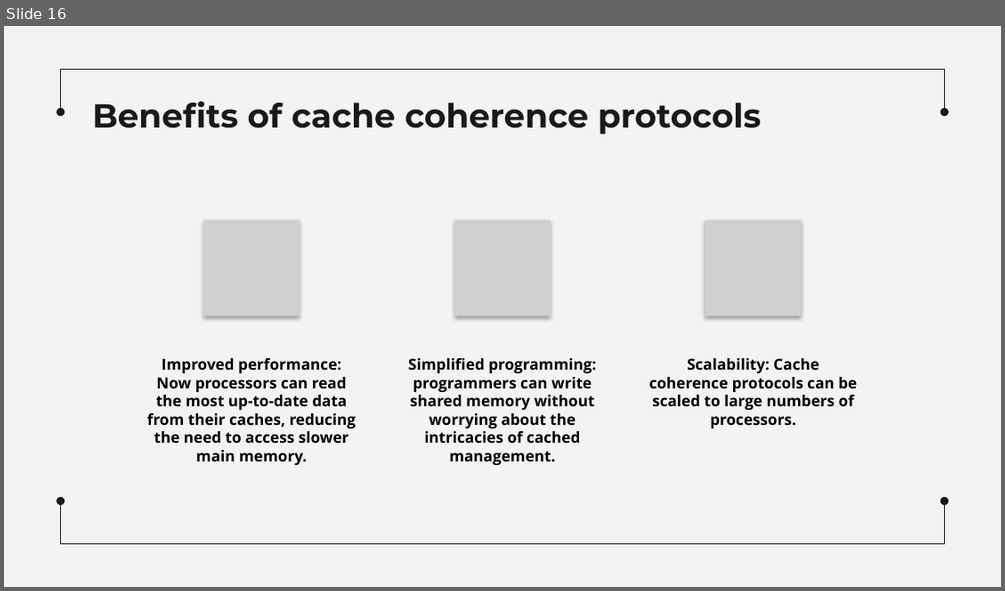
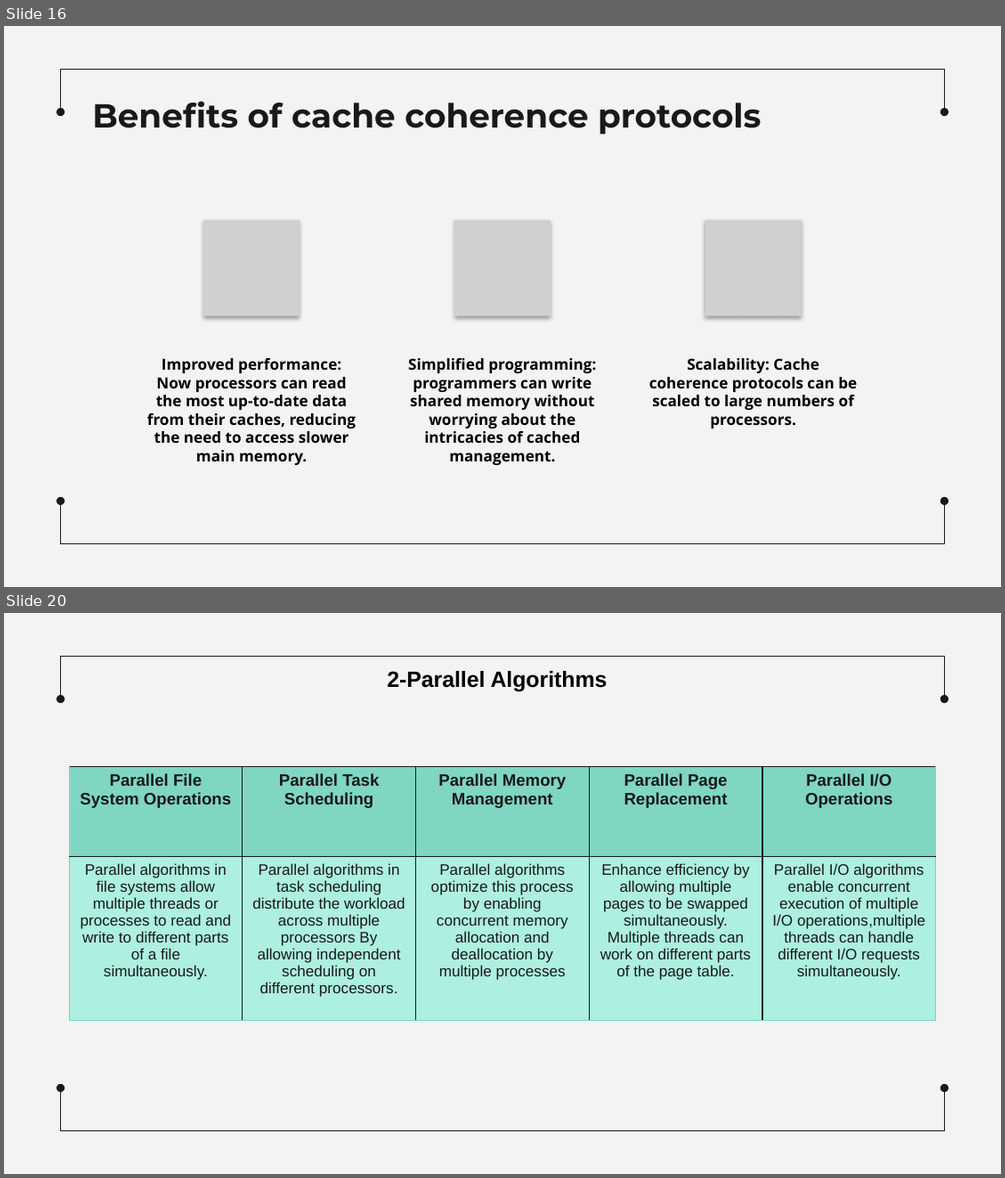
Before and after one commit to MahmoudEssam707/Operating-System, a slide deck: Presentaion on Shared Memory Machines/Sharing Memory Machines.pptx. Shown one above the other, each under a label of ours: slide 16 before the commit, slides 16 and 20 after it; the slides between them are not shown. The pictures are 1005x591 and 1005x1178 pixels, drawn with LibreOffice and Linux fonts; fonts in the diff are those of the drawing; grey boxes stand for pictures. Boxes give left, top, right and bottom in pixels: in the first picture for what was removed or moved away, otherwise in the second. Text is boxed around its words. In the diff, an @@ line names an element or a change of style, - is before the commit and + after.

```diff
--- a/Presentaion on Shared Memory Machines/Sharing Memory Machines.pptx
+++ b/Presentaion on Shared Memory Machines/Sharing Memory Machines.pptx
@@ slide 20 added at (4,613,1001,1174), background #F3F3F3; not listed: 6 template elements that a slide beside it also shows @@
@@ text added at (387,671,607,692), 16 pt, text #000000, bold @@
+2-Parallel Algorithms
@@ table added at (69,766,936,1021), 2 rows, 5 columns @@
+Parallel File System Operations | Parallel Task Scheduling | Parallel Memory Management | Parallel Page Replacement | Parallel I/O Operations
+Parallel algorithms in file systems allow multiple threads or processes to read and write to different parts of a file simultaneously. | Parallel algorithms in task scheduling distribute the workload across multiple processors By allowing independent scheduling on different processors. | Parallel algorithms optimize this process by enabling concurrent memory allocation and deallocation by multiple processes | Enhance efficiency by allowing multiple pages to be swapped simultaneously. Multiple threads can work on different parts of the page table. | Parallel I/O algorithms enable concurrent execution of multiple I/O operations,multiple threads can handle different I/O requests simultaneously.
```
Also in this commit, not shown: 18 other slides added, 1 slide removed, 1 other file.
